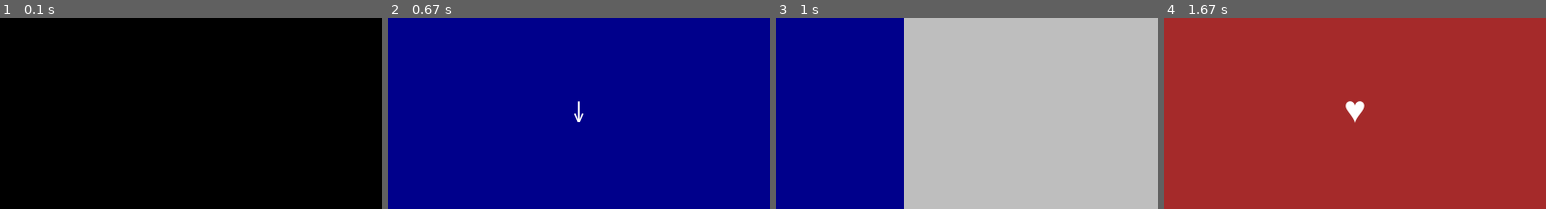
Above: before the commit, frames 1-4 (left to right).
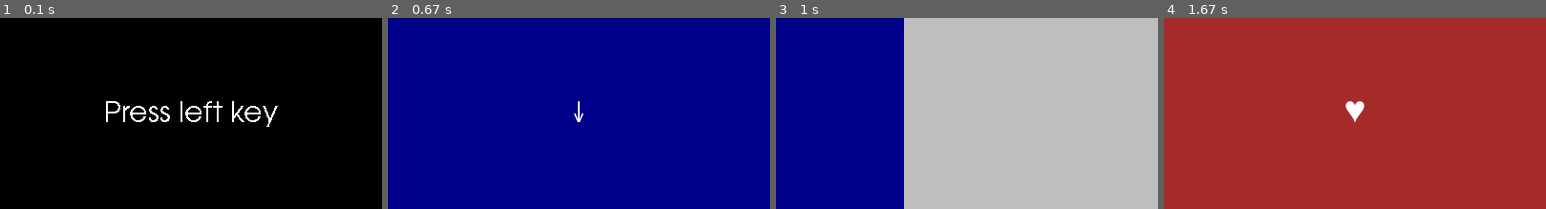
Above: after the commit, the same moments.

Repository: dangodangazu/pygame-ce-stuff
Game: pygame game, started from examples/card_animation.py
Same seed, same stepped clock (60 frames per second), same inputs: the game is played once before the commit and once after it.
Inputs:
- Up to frame 1 (0.1 s): no input
- Up to frame 2 (0.67 s): hold Left from 0.33 s (still down)
- Up to frame 3 (1 s): release Left at 0.87 s; hold Left from 0.9 s (still down)
- Up to frame 4 (1.67 s): release Left at 1.3 s; hold Left from 1.33 s (still down)
The pictures show only the part of the screen within x 25-75%, y 25-75%; the shares and areas given below are measured in that part.

The runs differ from the first frame. In frame 1, 1.3% of the frame differs, in the area x 27-73%, y 43-57%; in frame 2, nothing differs; in frame 3, nothing differs; in frame 4, nothing differs.

Commit message:
Update card_animation.py

Diff:
--- a/examples/card_animation.py
+++ b/examples/card_animation.py
@@ -7,6 +7,8 @@
 pygame.display.set_caption('card animation')
 clock = pygame.time.Clock()
 font = pygame.font.SysFont('Century Gothic',30)
+t = font.render('Press left key', False, 'white')
+trect = t.get_rect(center = (400,200))
 
 # Creating the symbols and colors for our cards
 texts = [
@@ -57,6 +59,10 @@
       if event.key == pygame.K_ESCAPE:
         running = False
       if event.key == pygame.K_LEFT:
+        try:
+          del t, trect
+        except:
+          ...
         bg = screen.get_at((0,0))
         if texts:
           s, r = create_card()
@@ -65,6 +71,8 @@
       pygame.event.set_blocked(pygame.KEYDOWN) # blocks keydown
       r = move_card_to_the_left(r, 340)        # to avoid K_LEFT spam
       if r.x == 0: pygame.event.set_allowed(pygame.KEYDOWN)
+  if not s:
+    screen.blit(t, trect)
   if s:
     screen.blit(s, r)
   pygame.display.flip()
